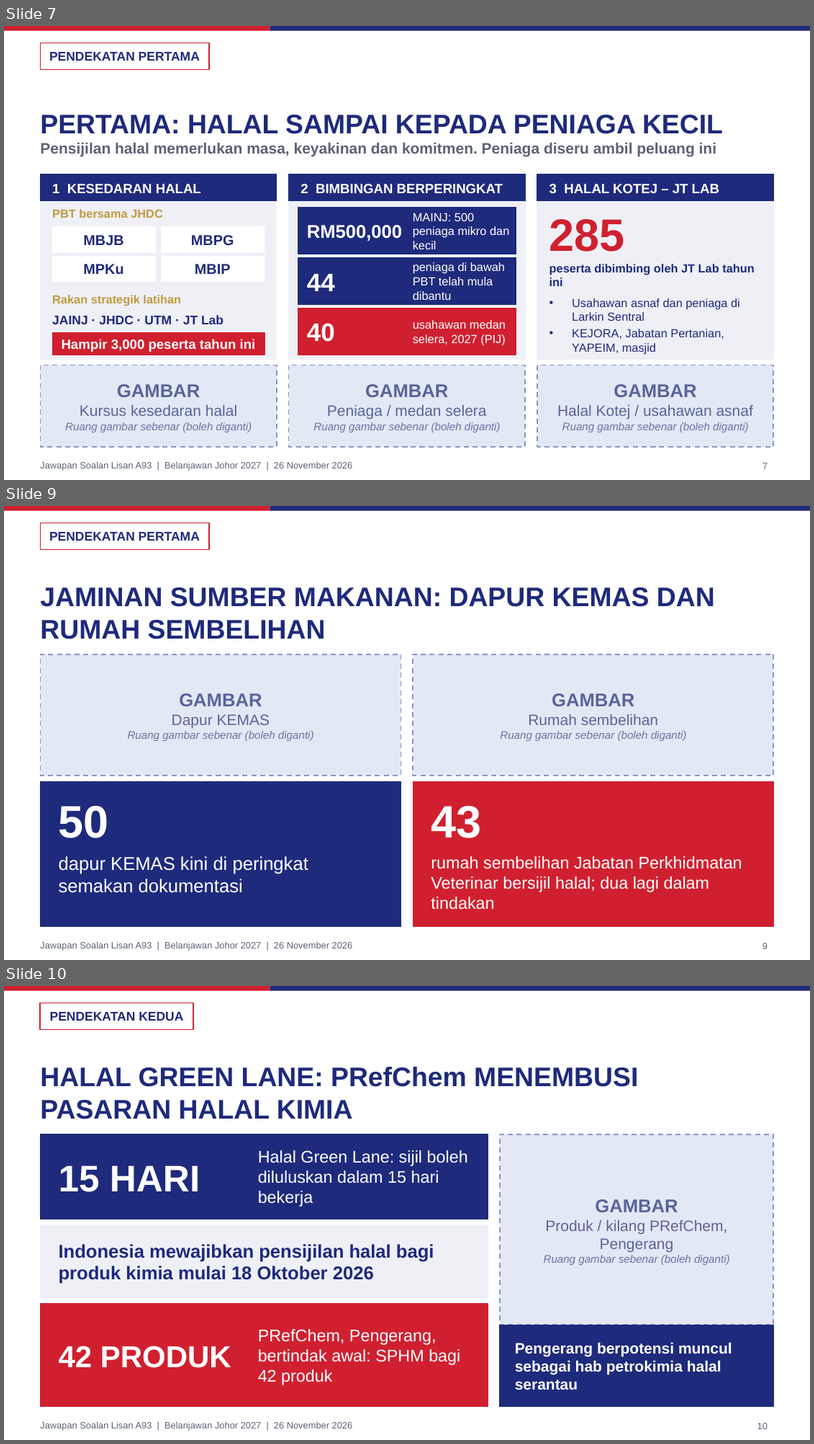
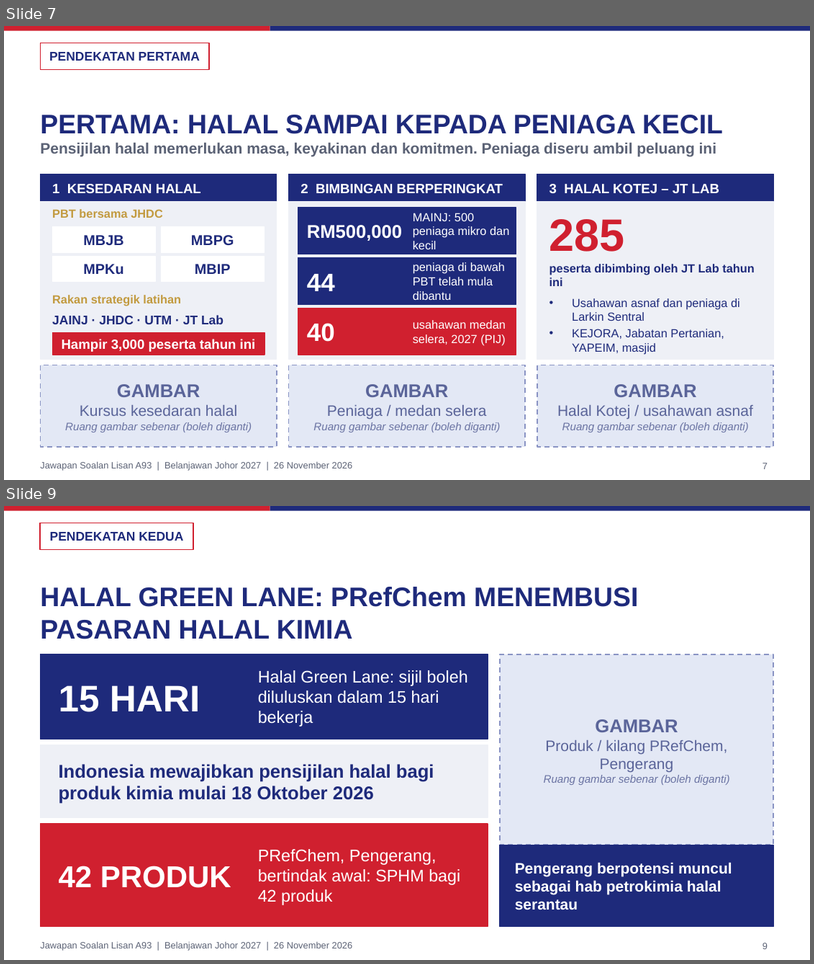
Before and after one commit to nawaljoe/Nawal, a slide deck: slides/A93_Halal_Johor_16x9.pptx. Shown one above the other, each under a label of ours: slides 7, 9 and 10 before the commit, slides 7 and 9 after it; the slides between them are not shown. The pictures are 814x1444 and 814x964 pixels, drawn with LibreOffice and Linux fonts; fonts in the diff are those of the drawing; background and template pictures are left out. Boxes give left, top, right and bottom in pixels: in the first picture for what was removed or moved away, otherwise in the second. Text is boxed around its words. In the diff, an @@ line names an element or a change of style, - is before the commit and + after.

```diff
--- a/slides/A93_Halal_Johor_16x9.pptx
+++ b/slides/A93_Halal_Johor_16x9.pptx
@@ slide 9 removed at [4,506,810,960], background #FFFFFF; not listed: 3 template elements that a slide beside it also shows @@
@@ rectangle removed at [40,523,209,549] @@
@@ text removed at [49,532,200,541] @@
-PENDEKATAN PERTAMA
@@ title removed at [40,587,715,639] @@
-JAMINAN SUMBER MAKANAN: DAPUR KEMAS DAN RUMAH SEMBELIHAN
@@ rectangle removed at [40,654,401,775] @@
@@ rectangle removed at [413,654,774,775] @@
@@ text removed at [128,693,314,741] @@
-GAMBAR
-Dapur KEMAS
-Ruang gambar sebenar (boleh diganti)
@@ text removed at [500,693,687,741] @@
-GAMBAR
-Rumah sembelihan
-Ruang gambar sebenar (boleh diganti)
@@ rectangle removed at [40,781,401,926] @@
@@ rectangle removed at [413,781,774,926] @@
@@ text removed at [59,806,109,838] @@
-50
@@ text removed at [431,806,481,838] @@
-43
@@ text removed at [59,856,309,893] @@
-dapur KEMAS kini di peringkat semakan dokumentasi
@@ text removed at [431,856,743,909] @@
-rumah sembelihan Jabatan Perkhidmatan Veterinar bersijil halal; dua lagi dalam tindakan
@@ page number removed at [763,942,768,949] @@
-9
@@ what was slide 10 is now slide 9 @@
@@ page number at [763,942,768,949]: text changed @@
-10
+9
```
Also in this commit, not shown: 1 slide changed, 4 other files.
